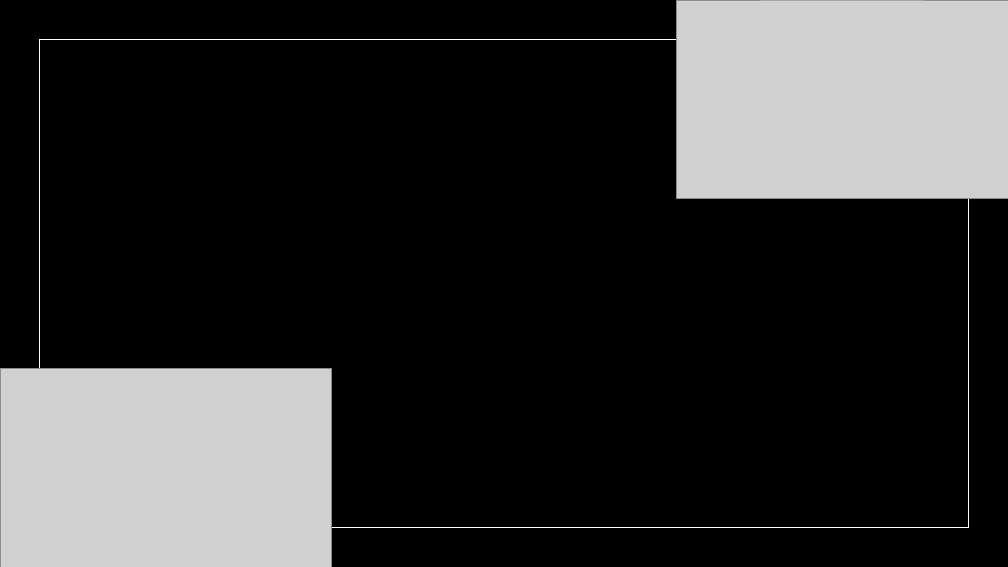
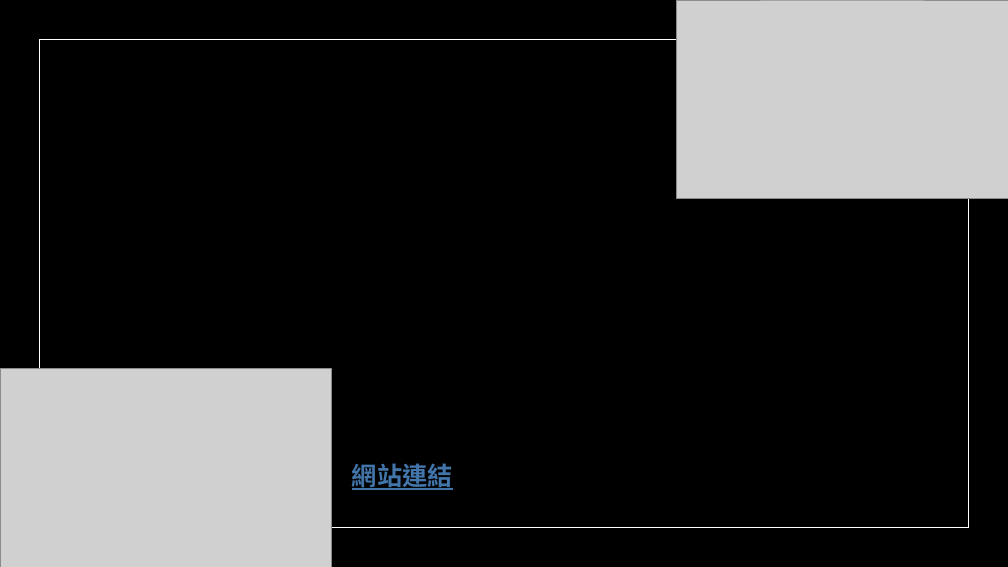
Before and after one commit to asce19zh/dynamic-taitrain-map, a slide deck: slide 1 of 臺鐵列車動態地圖-00757006+00757043.pptx. Drawn at 1008x567 pixels with LibreOffice and Linux fonts; fonts in the diff are those of the drawing; grey boxes stand for pictures; background and template pictures are left out. Boxes give left, top, right and bottom in pixels: in the first picture for what was removed or moved away, otherwise in the second. Text is boxed around its words. In the diff, an @@ line names an element or a change of style, - is before the commit and + after.

```diff
--- a/臺鐵列車動態地圖-00757006+00757043.pptx
+++ b/臺鐵列車動態地圖-00757006+00757043.pptx
@@ text added at (352, 459, 453, 492), 24 pt, text #4276AA, bold, underline @@
+網站連結
```
